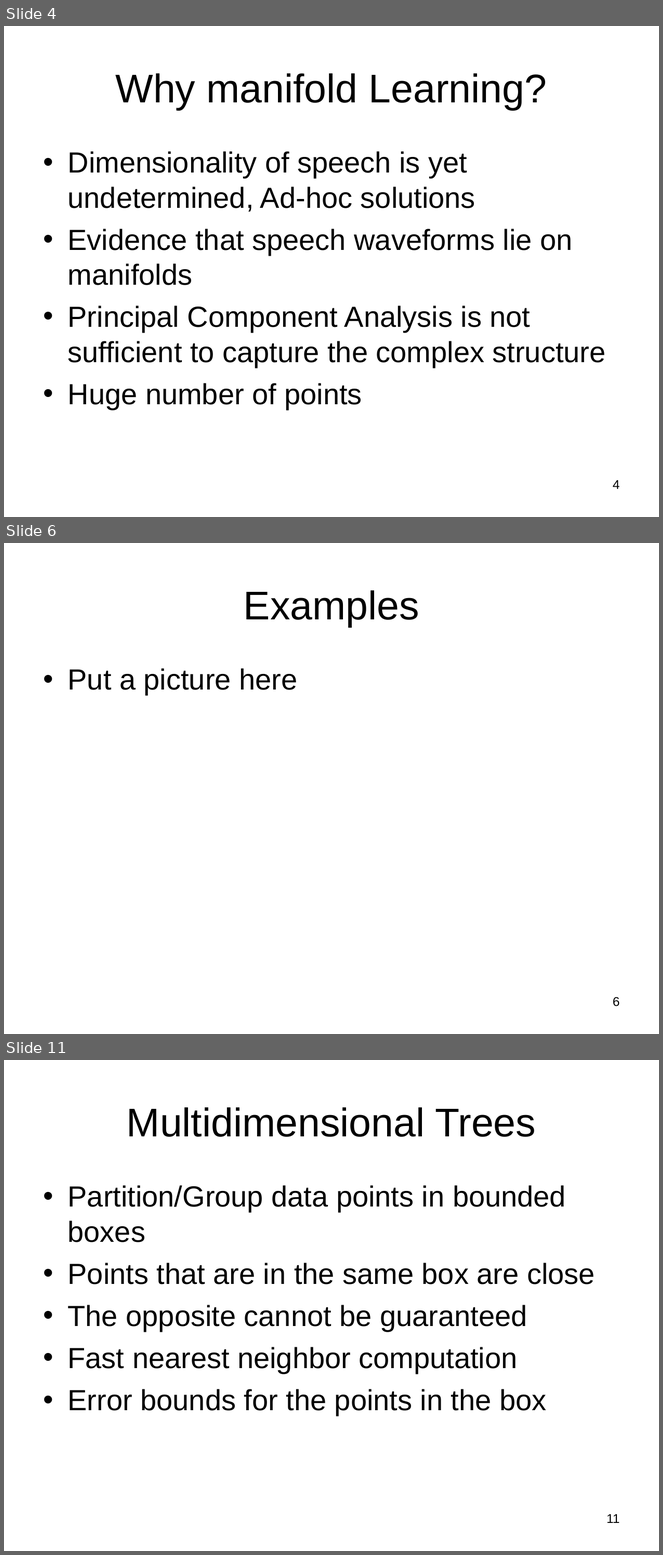
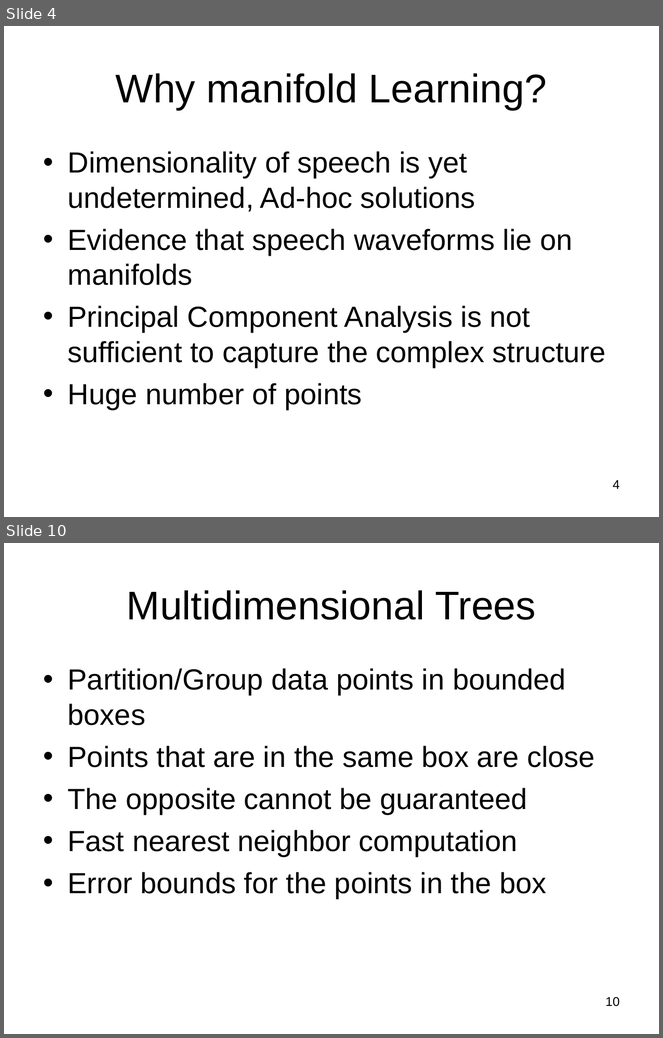
Before and after one commit to subailong/mlpack, a slide deck: fastlib/u/nvasil/docs/proposal/proposal.ppt. Shown one above the other, each under a label of ours: slides 4, 6 and 11 before the commit, slides 4 and 10 after it; the slides between them are not shown. The pictures are 663x1555 and 663x1038 pixels, drawn with LibreOffice and Linux fonts; fonts in the diff are those of the drawing. Boxes give left, top, right and bottom in pixels: in the first picture for what was removed or moved away, otherwise in the second. Text is boxed around its words. In the diff, an @@ line names an element or a change of style, - is before the commit and + after.

```diff
--- a/fastlib/u/nvasil/docs/proposal/proposal.ppt
+++ b/fastlib/u/nvasil/docs/proposal/proposal.ppt
@@ slide 6 removed at (4,543,659,1034), background #FFFFFF @@
@@ title removed at (244,590,419,627) @@
-Examples
@@ text removed at (68,668,297,695) @@
-• Put a picture here
@@ page number removed at (613,997,620,1007) @@
-6
@@ what was slide 11 is now slide 10 @@
@@ page number at (606,997,620,1007): text changed @@
-11
+10
```
Also in this commit, not shown: 23 slides changed, 11 slides added, 8 other slides removed.
